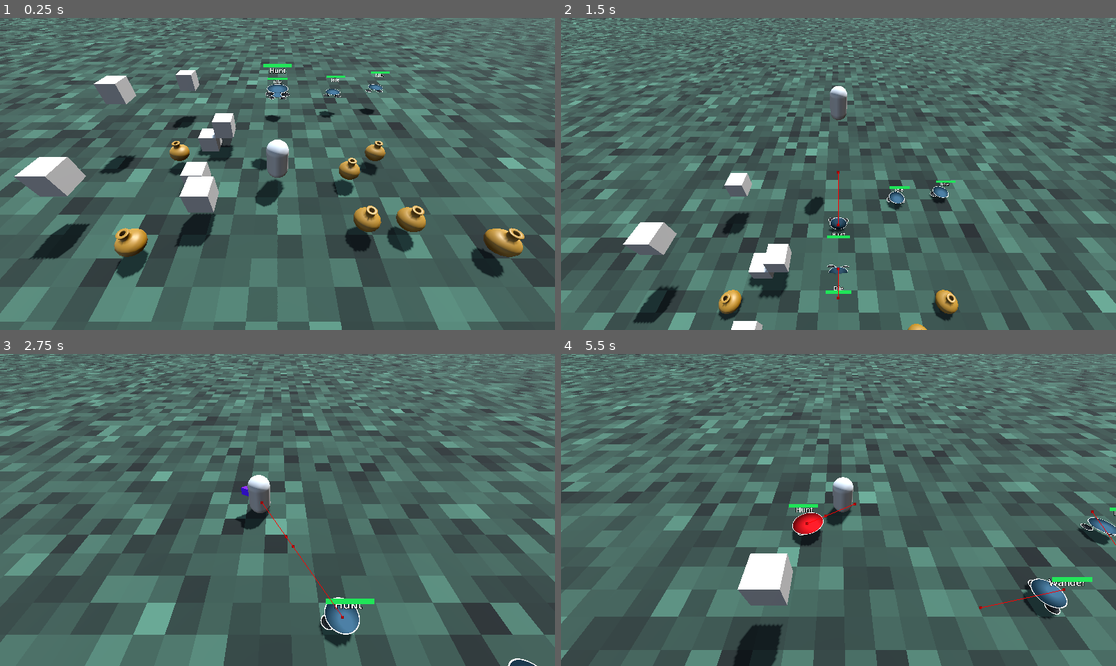
Above: before the commit, frames 1-4 (two rows, left to right).
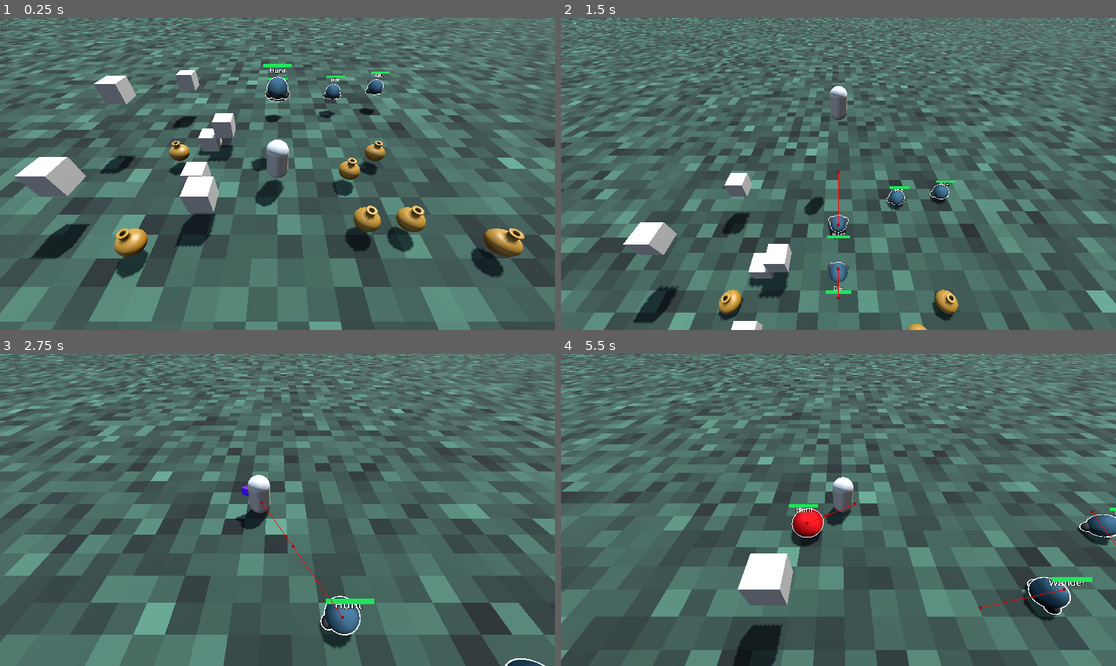
Above: after the commit, the same moments.

Repository: LipskiDev/GodotWildJam86
Game: Godot game, scene res://level/test_level_hans.tscn
The game is run twice, just before and just after one commit, with the same random seed, the same clock (stepped at 60 frames per second) and the same inputs. This scene is started directly instead of the project's main scene.
Inputs:
- Up to frame 1 (0.25 s): no input
- Up to frame 2 (1.5 s): tap Enter (attack) at 0.5 s; hold Enter (attack) 0.53-1.28 s; hold W (forward) from 0.53 s (still down); tap Space (jump) at 0.77 s; tap Shift (dash) at 1.35 s
- Up to frame 3 (2.75 s): tap Space (jump) at 1.52 s; release W (forward) at 2.03 s; hold A (left) from 2.03 s (still down); hold Enter (attack) from 2.03 s (still down)
- Up to frame 4 (5.5 s): release Enter (attack) at 2.78 s; tap Shift (dash) at 2.85, 4.35 s; tap Space (jump) at 3.02, 3.77, 4.52 s; release A (left) at 3.53 s; hold S (back) 3.53-4.28 s; hold Enter (attack) 3.53-4.28 s; hold D (right) 4.28-5.03 s; hold W (forward) from 5.03 s (still down); hold Enter (attack) from 5.03 s (still down)

The runs differ from the first frame. In frame 1, 0.5% of the frame differs, in the area x 45-70%, y 18-50%; in frame 2, 0.5%; in frame 3, 0.4%; in frame 4, 1.2%, in the area x 41-100%, y 49-86%.
Error in both runs: Invalid call. Nonexistent function 'enter' in base 'Nil'. (res://entities/enemies/states/state_machine.gd:42)

Commit message:
squash animation, not playing

Diff:
--- a/project/entities/enemies/Jens.tscn
+++ b/project/entities/enemies/Jens.tscn
@@ -7,6 +7,7 @@
 [ext_resource type="Script" uid="uid://c07a4o2w21s8g" path="res://entities/enemies/states/wander.gd" id="3_md1d0"]
 [ext_resource type="Script" uid="uid://bvia45vj7dbi0" path="res://entities/enemies/states/hunt.gd" id="5_b3j2p"]
 [ext_resource type="Script" uid="uid://cpg4wec8mcqnv" path="res://entities/enemies/states/die.gd" id="6_news4"]
+[ext_resource type="Script" uid="uid://c830onissoal8" path="res://entities/enemies/sqash.gd" id="8_tjn76"]
 
 [sub_resource type="SphereShape3D" id="SphereShape3D_g2phv"]
 resource_local_to_scene = true
@@ -969,6 +970,52 @@
 "times": PackedFloat32Array(0, 0.23333333, 0.76666665, 1)
 }
 
+[sub_resource type="Animation" id="Animation_tjn76"]
+resource_name = "squash"
+step = 0.0333333
+tracks/0/type = "scale_3d"
+tracks/0/imported = false
+tracks/0/enabled = true
+tracks/0/path = NodePath("Body")
+tracks/0/interp = 2
+tracks/0/loop_wrap = true
+tracks/0/keys = PackedFloat32Array(0, 1, 1, 1, 1, 0.2, 1, 1, 0.1, 1)
+tracks/1/type = "scale_3d"
+tracks/1/imported = false
+tracks/1/enabled = true
+tracks/1/path = NodePath("Leg")
+tracks/1/interp = 1
+tracks/1/loop_wrap = true
+tracks/1/keys = PackedFloat32Array(0, 1, 1, 1, 1, 0.2, 1, 1, 0.1, 1)
+tracks/2/type = "scale_3d"
+tracks/2/imported = false
+tracks/2/enabled = true
+tracks/2/path = NodePath("Leg2")
+tracks/2/interp = 1
+tracks/2/loop_wrap = true
+tracks/2/keys = PackedFloat32Array(0, 1, 1, 1, 1, 0.2, 1, 1, 0.1, 1)
+tracks/3/type = "position_3d"
+tracks/3/imported = false
+tracks/3/enabled = true
+tracks/3/path = NodePath("Body")
+tracks/3/interp = 1
+tracks/3/loop_wrap = true
+tracks/3/keys = PackedFloat32Array(0, 1, 0.006452582, -0.026153194, -0.009666411, 0.2, 1, 0.006, -0.3, -0.01)
+tracks/4/type = "position_3d"
+tracks/4/imported = false
+tracks/4/enabled = true
+tracks/4/path = NodePath("Leg")
+tracks/4/interp = 1
+tracks/4/loop_wrap = true
+tracks/4/keys = PackedFloat32Array(0, 1, 0.40000004, -0.3, 0.037536435, 0.2, 1, 0.616721, -0.3, 0.037536435)
+tracks/5/type = "position_3d"
+tracks/5/imported = false
+tracks/5/enabled = true
+tracks/5/path = NodePath("Leg2")
+tracks/5/interp = 1
+tracks/5/loop_wrap = true
+tracks/5/keys = PackedFloat32Array(0, 1, -0.40000004, -0.3, -0.029900473, 0.2, 1, -0.54989195, -0.3, -0.029900473)
+
 [sub_resource type="AnimationLibrary" id="AnimationLibrary_yu5sq"]
 _data = {
 &"RESET": SubResource("Animation_fay7w"),
@@ -976,7 +1023,8 @@
 &"die": SubResource("Animation_wqgnt"),
 &"hit": SubResource("Animation_871r8"),
 &"idle": SubResource("Animation_l1ebl"),
-&"run": SubResource("Animation_l4iyj")
+&"run": SubResource("Animation_l4iyj"),
+&"squash": SubResource("Animation_tjn76")
 }
 
 [sub_resource type="AnimationNodeAnimation" id="AnimationNodeAnimation_b3j2p"]
@@ -1058,7 +1106,7 @@
 [sub_resource type="AnimationNodeTimeScale" id="AnimationNodeTimeScale_a2waq"]
 
 [sub_resource type="AnimationNodeBlendTree" id="AnimationNodeBlendTree_rdm4j"]
-graph_offset = Vector2(-221.93295, -51.23443)
+graph_offset = Vector2(-886, 58)
 nodes/StateMachine/node = SubResource("AnimationNodeStateMachine_tjn76")
 nodes/StateMachine/position = Vector2(-460, 20)
 nodes/TimeScale/node = SubResource("AnimationNodeTimeScale_a2waq")
@@ -1081,16 +1129,16 @@
 shape = SubResource("SphereShape3D_g2phv")
 
 [node name="Body" type="MeshInstance3D" parent="."]
-transform = Transform3D(1, 0, 0, 0, 0.100000024, 0, 0, 0, 1, 0.006452582, -0.026153194, -0.009666411)
+transform = Transform3D(1, 0, 0, 0, 1, 0, 0, 0, 1, 0.006452582, -0.026153194, -0.009666411)
 mesh = SubResource("SphereMesh_news4")
 
 [node name="Leg" type="MeshInstance3D" parent="."]
-transform = Transform3D(1, 0, 0, 0, 0.100000024, 0, 0, 0, 1, 0.40000004, -0.3, 0.037536435)
+transform = Transform3D(1, 0, 0, 0, 1, 0, 0, 0, 1, 0.40000004, -0.3, 0.037536435)
 gi_mode = 2
 mesh = SubResource("SphereMesh_rdm4j")
 
 [node name="Leg2" type="MeshInstance3D" parent="."]
-transform = Transform3D(1, 0, 0, 0, 0.100000024, 0, 0, 0, 1, -0.40000004, -0.3, -0.029900473)
+transform = Transform3D(1, 0, 0, 0, 1, 0, 0, 0, 1, -0.40000004, -0.3, -0.029900473)
 gi_mode = 2
 mesh = SubResource("SphereMesh_rdm4j")
 
@@ -1175,6 +1223,7 @@
 metadata/_custom_type_script = "uid://cpg4wec8mcqnv"
 
 [node name="Sqash" type="Node" parent="StateMachine"]
+script = ExtResource("8_tjn76")
 
 [connection signal="body_entered" from="DetectionArea" to="." method="_on_detection_area_body_entered"]
 [connection signal="body_entered" from="AttackArea" to="." method="_on_attack_area_body_entered"]
Not shown: 1 places in project/entities/enemies/Jens.tscn that only renumber resources
